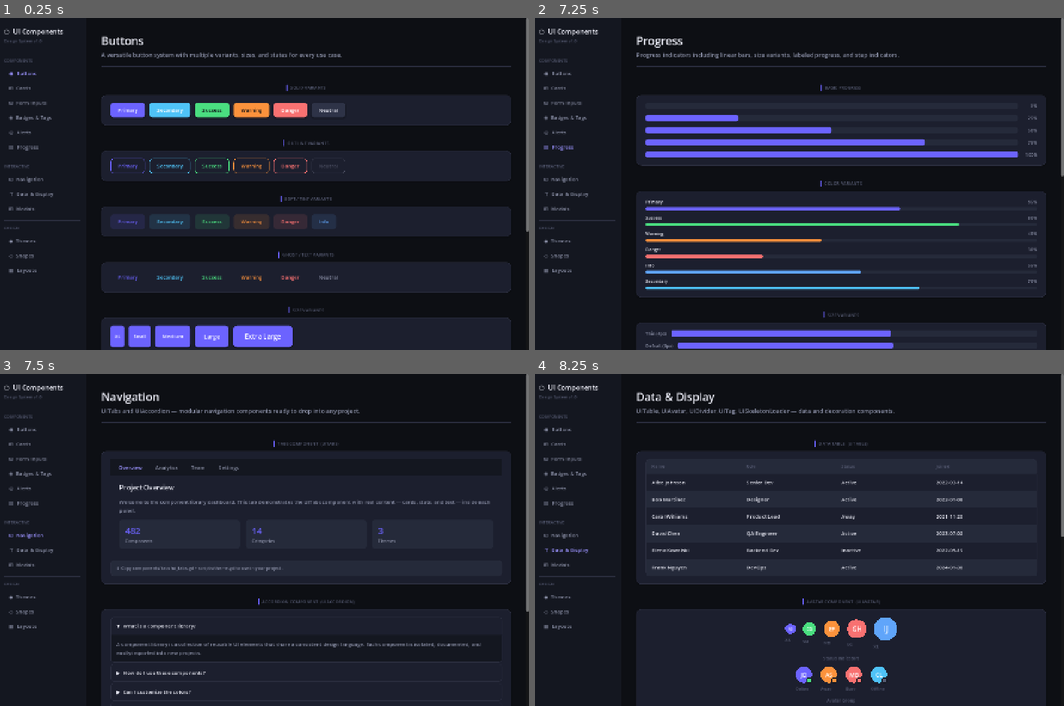
Above: before the commit, frames 1-4 (two rows, left to right).
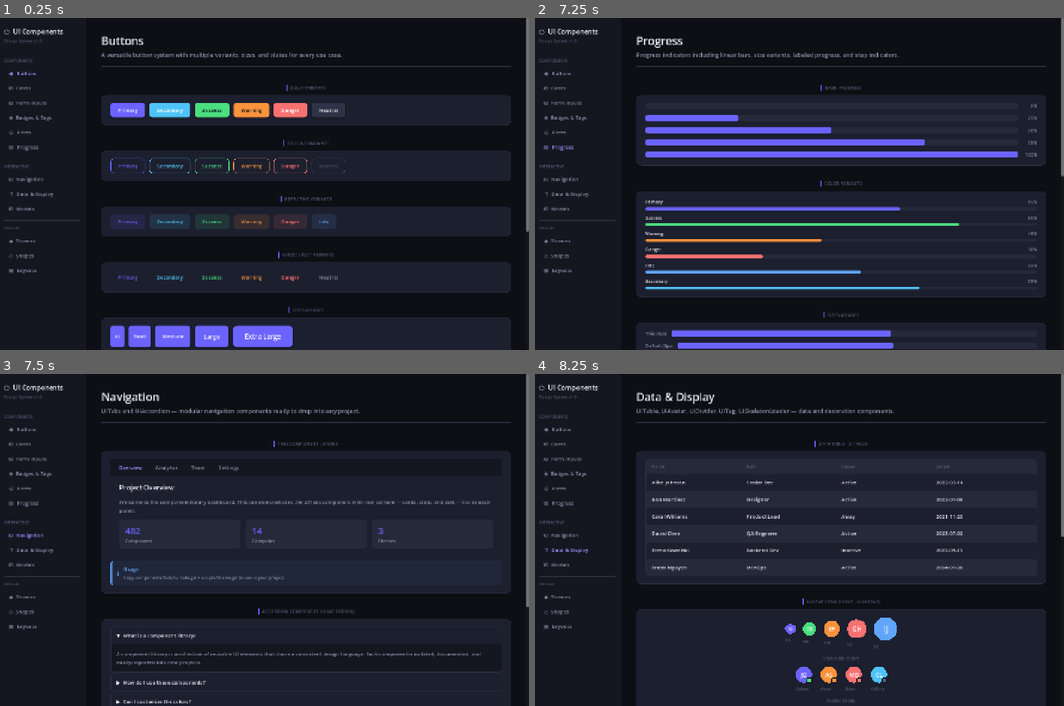
Above: after the commit, the same moments.

Repository: Cai-ki/godot-component-library
Game: Godot game, scene res://scenes/main.tscn
The game is run twice, just before and just after one commit, with the same random seed, the same clock (stepped at 60 frames per second) and the same inputs.
Inputs (mouse positions are in pixels of both pictures, inside the frame that each line leads up to):
- Up to frame 1 (0.25 s): no input
- Up to frame 2 (7.25 s): click "◉ Buttons" at 0.5 s; click "⊞ Cards" at 1.25 s; click "⊟ Form Inputs" at 2 s; click (688, 117) at 2.77 s; type "12" at 2.85 s; click (889, 117) at 3 s; type "12" at 3.08 s; click (688, 184) at 3.23 s; type "12" at 3.32 s; click (788, 184) at 3.52 s; type "12" at 3.6 s; click (889, 184) at 3.75 s; type "12" at 3.83 s; click (989, 184) at 3.98 s; type "12" at 4.07 s; click (741, 270) at 4.27 s; type "Alex" at 4.35 s; click "◈ Badges & Tags" at 5 s; click "◎ Alerts" at 5.75 s; click "▤ Progress" at 6.5 s
- Up to frame 3 (7.5 s): click "⊡ Navigation" at 7.25 s
- Up to frame 4 (8.25 s): click "⊤ Data & Display" at 8 s

Frames 1-2 are identical in both runs. In frame 3, 6.7% of the frame differs, in the area x 19-100%, y 56-100%; in frame 4, nothing differs.

Commit message:
fix: replace custom note_panel in navigation_page with UI.alert()
The hand-rolled SURFACE_3 panel was redundant when UI.alert() exists.
Replaced with a standard Info alert for visual consistency.

Diff:
--- a/scripts/pages/navigation_page.gd
+++ b/scripts/pages/navigation_page.gd
@@ -27,19 +27,10 @@
 	tabs.add_tab("Team",       _tab_team())
 	tabs.add_tab("Settings",   _tab_settings())
 
-	# Underlined style note
-	var note_panel := PanelContainer.new()
-	note_panel.add_theme_stylebox_override("panel", UI.style(
-		UITheme.SURFACE_3, UITheme.RADIUS_MD, 1, UITheme.BORDER
-	))
-	card_v.add_child(note_panel)
-	var nm := MarginContainer.new()
-	nm.add_theme_constant_override("margin_left", 16)
-	nm.add_theme_constant_override("margin_right", 16)
-	nm.add_theme_constant_override("margin_top", 12)
-	nm.add_theme_constant_override("margin_bottom", 12)
-	note_panel.add_child(nm)
-	nm.add_child(UI.label("ℹ  Copy components/tabs/ui_tabs.gd + scripts/theme.gd to use in your project.", UITheme.FONT_SM, UITheme.TEXT_SECONDARY))
+	# Usage note
+	UI.alert(card_v, "ℹ", "Usage",
+		"Copy components/tabs/ui_tabs.gd + scripts/theme.gd to use in your project.",
+		UITheme.INFO)
 
 
 func _tab_content(text: String) -> Control:
